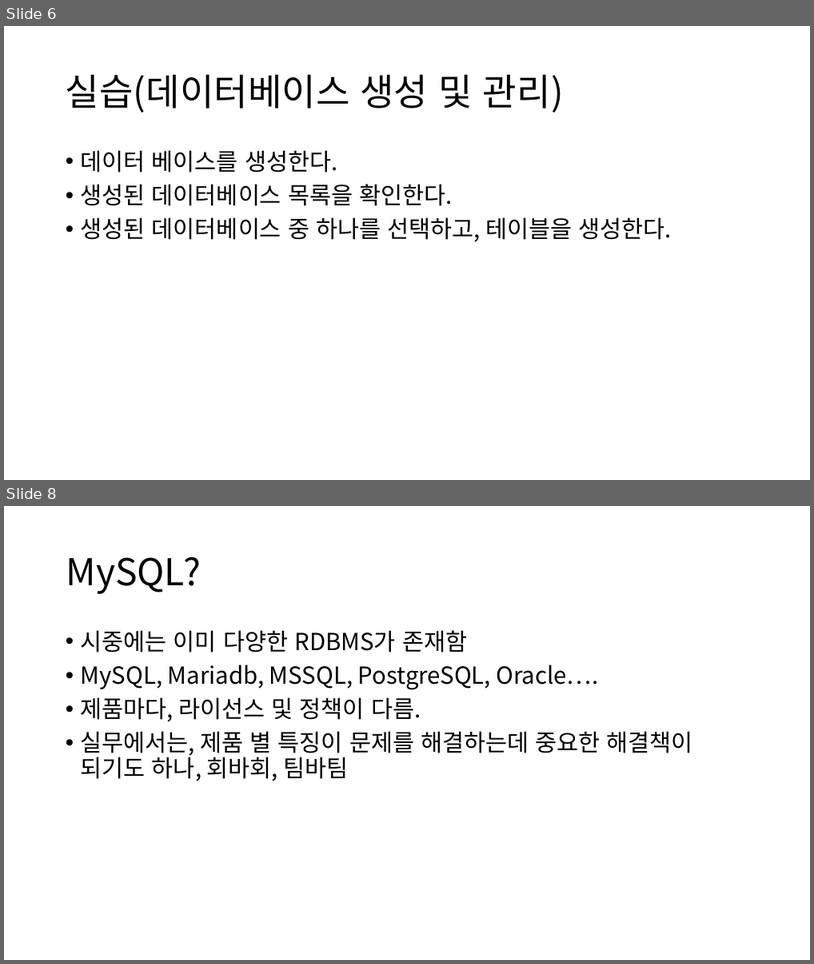
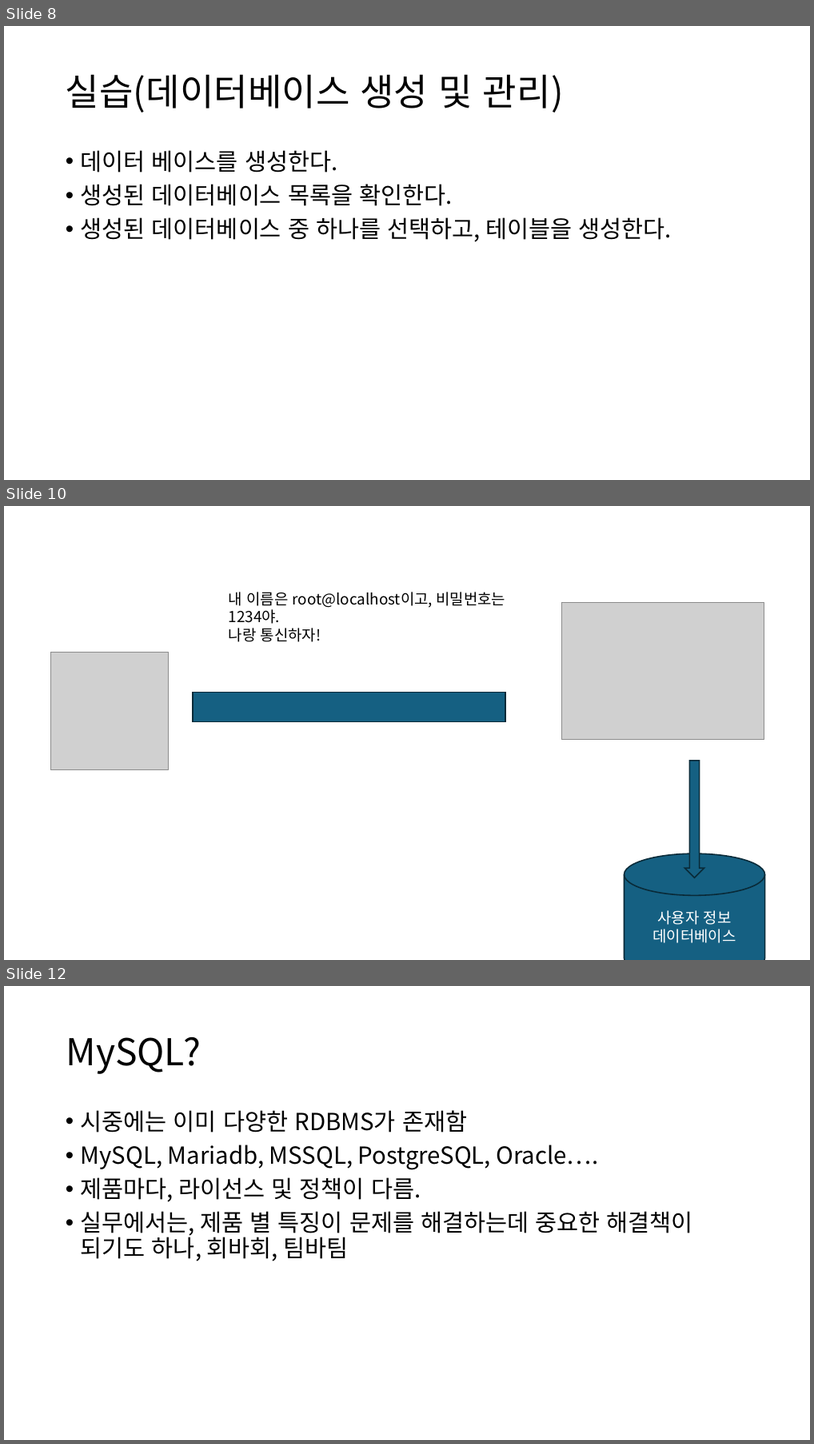
Before and after one commit to Baskervir/simcoding_jm, a slide deck: hy/수업자료/9주차 SQL/SQL.pptx. Shown one above the other, each under a label of ours: slides 6 and 8 before the commit, slides 8, 10 and 12 after it; the slides between them are not shown. The pictures are 814x964 and 814x1444 pixels, drawn with LibreOffice and Linux fonts; fonts in the diff are those of the drawing; grey boxes stand for pictures. Boxes give left, top, right and bottom in pixels: in the first picture for what was removed or moved away, otherwise in the second. Text is boxed around its words. In the diff, an @@ line names an element or a change of style, - is before the commit and + after.

```diff
--- a/hy/수업자료/9주차 SQL/SQL.pptx
+++ b/hy/수업자료/9주차 SQL/SQL.pptx
@@ slide 10 added at (x1=4, y1=506, x2=810, y2=960), background #FFFFFF @@
@@ text added at (x1=229, y1=592, x2=506, y2=642), 18 pt, text #000000 @@
+내 이름은 root@localhost이고, 비밀번호는 1234야.
+나랑 통신하자!
@@ picture added at (x1=562, y1=602, x2=765, y2=740) @@
@@ math minus added at (x1=137, y1=644, x2=562, y2=769), fill #156082, outline #092A39 1.5 pt @@
@@ picture added at (x1=50, y1=652, x2=169, y2=770) @@
@@ right arrow added at (x1=685, y1=760, x2=705, y2=877), fill #156082, outline #092A39 1.5 pt @@
@@ cylinder added at (x1=625, y1=853, x2=766, y2=960), fill #156082, outline #092A39 1.5 pt, 18 pt, text #FFFFFF @@
+사용자 정보 데이터베이스
@@ what was slide 6 is now slide 8 @@
@@ what was slide 8 is now slide 12 @@
```
Also in this commit, not shown: 4 slides changed, 3 other slides added.
